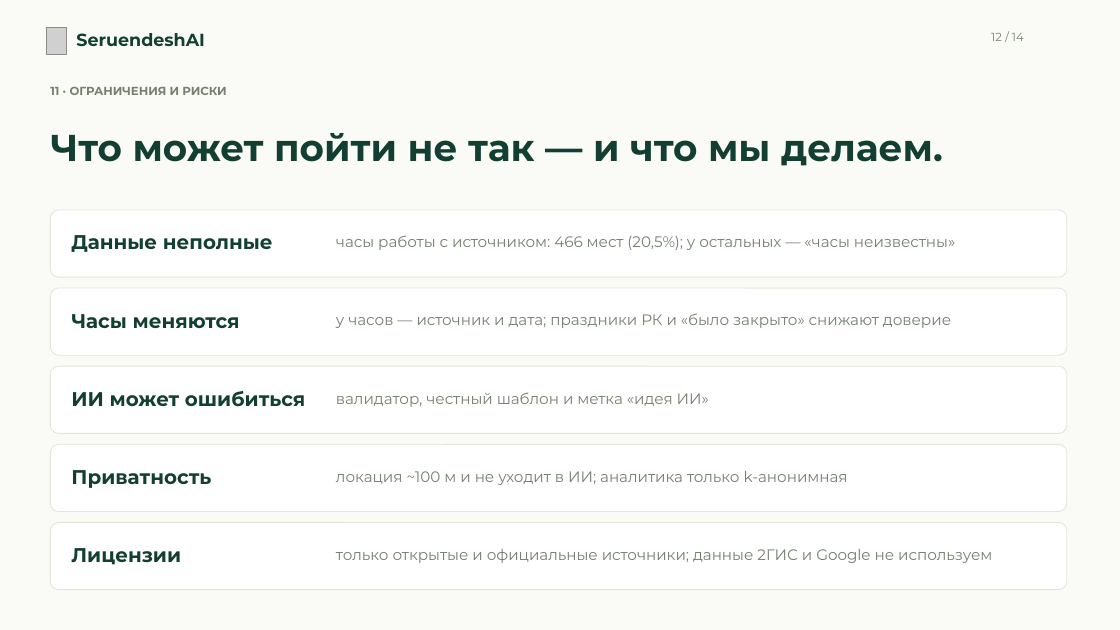
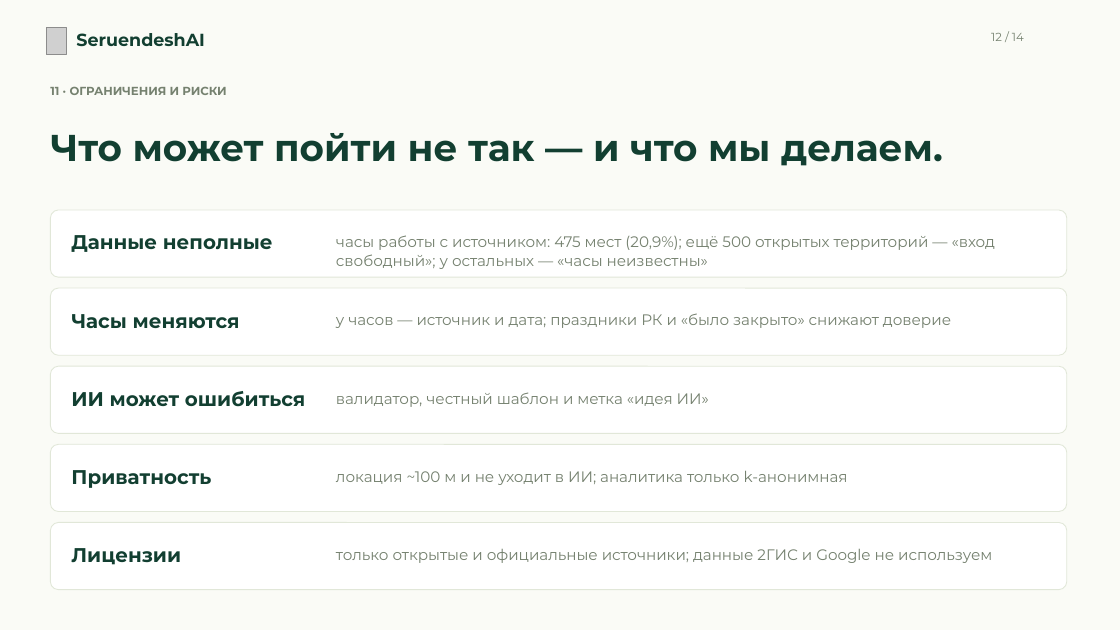
Before and after one commit to Abegerov4/SeruendeshAI, a slide deck: slide 12 of docs/presentation/SeruendeshAI-presentation.pptx. Drawn at 1120x630 pixels with LibreOffice and Linux fonts; fonts in the diff are those of the drawing; grey boxes stand for pictures. Boxes give left, top, right and bottom in pixels: in the first picture for what was removed or moved away, otherwise in the second. Text is boxed around its words. In the diff, an @@ line names an element or a change of style, - is before the commit and + after.

```diff
--- a/docs/presentation/SeruendeshAI-presentation.pptx
+++ b/docs/presentation/SeruendeshAI-presentation.pptx
@@ text at [336,235,996,269]: text changed @@
-часы работы с источником: 466 мест (20,5%); у остальных — «часы неизвестны»
+часы работы с источником: 475 мест (20,9%); ещё 500 открытых территорий — «вход свободный»; у остальных — «часы неизвестны»
```
Also in this commit, not shown: 1 other slide changed, 14 other files.
